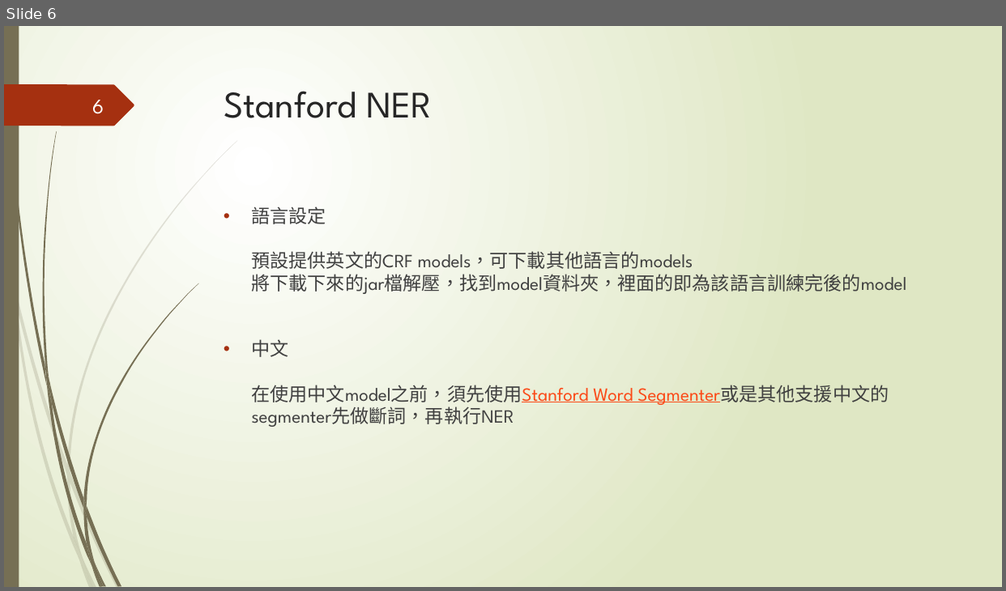
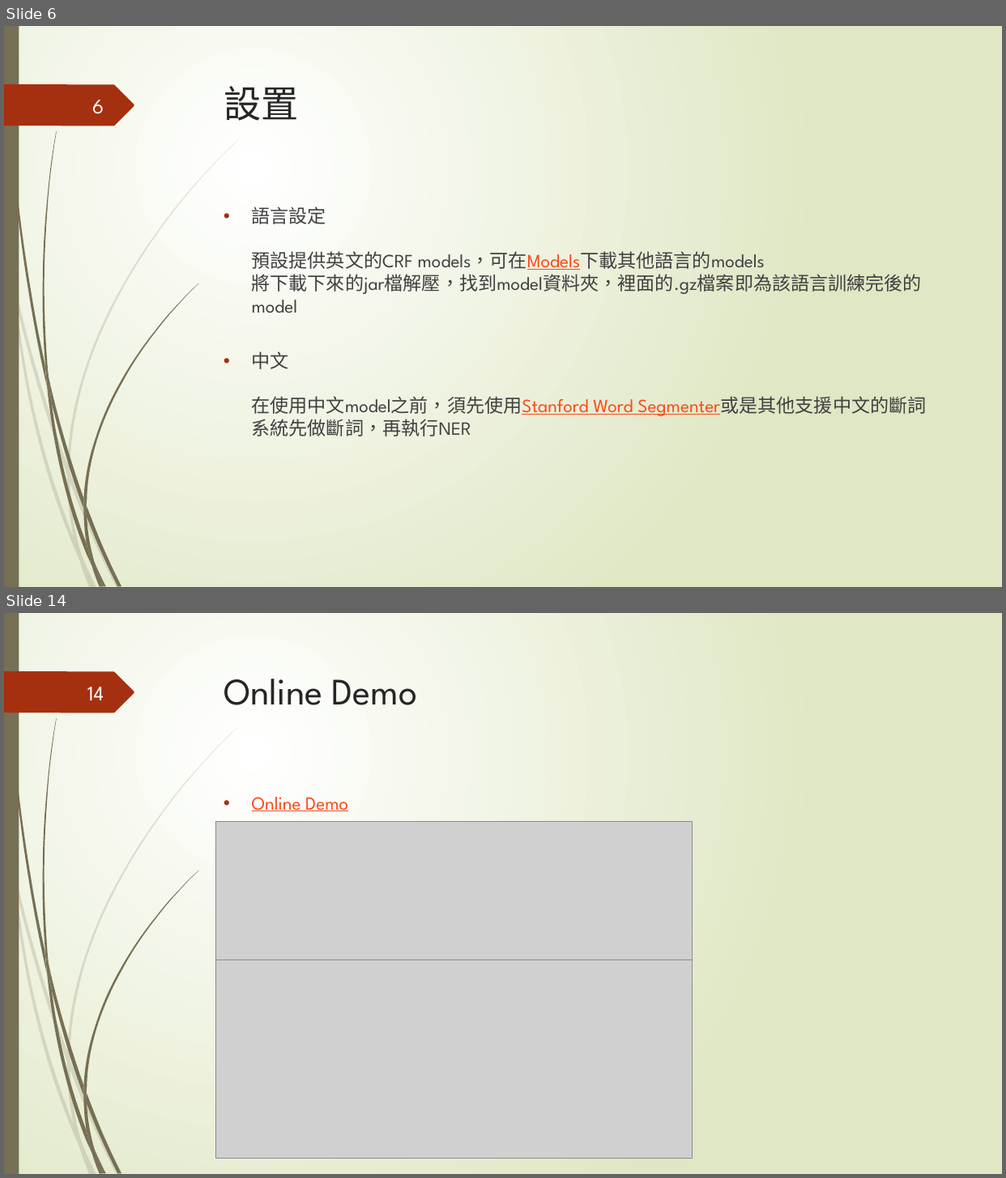
Before and after one commit to kather0912888/PPT, a slide deck: stanford ner.pptx. Shown one above the other, each under a label of ours: slide 6 before the commit, slides 6 and 14 after it; the slides between them are not shown. The pictures are 1006x591 and 1006x1178 pixels, drawn with LibreOffice and Linux fonts; fonts in the diff are those of the drawing; grey boxes stand for pictures. Boxes give left, top, right and bottom in pixels: in the first picture for what was removed or moved away, otherwise in the second. Text is boxed around its words. In the diff, an @@ line names an element or a change of style, - is before the commit and + after.

Commit message:
未包含程式化跟中文執行結果

```diff
--- a/stanford ner.pptx
+++ b/stanford ner.pptx
@@ slide 14 added at (x1=4, y1=613, x2=1002, y2=1174), background gradient #FFFFFF to #DFE8C4; not listed: 24 template elements that a slide beside it also shows @@
@@ title added at (x1=224, y1=679, x2=418, y2=705), 36 pt, text #262626 @@
+Online Demo
@@ page number added at (x1=87, y1=687, x2=104, y2=700), 20 pt, text #FEFFFF @@
+14
@@ text added at (x1=252, y1=797, x2=348, y2=811), 18 pt, text #FB4A18, underline @@
+• Online Demo
@@ picture added at (x1=216, y1=822, x2=692, y2=960) @@
@@ picture added at (x1=216, y1=960, x2=692, y2=1159) @@
@@ slide 6 changed as well @@
@@ title at (x1=224, y1=86, x2=298, y2=121): text changed @@
-Stanford NER
+設置
@@ text at (x1=252, y1=207, x2=923, y2=437): text changed @@
-• 語言設定
-  預設提供英文的CRF models，可下載其他語言的models
-  將下載下來的jar檔解壓，找到model資料夾，裡面的即為該語言訓練完後的model
-• 中文
-  在使用中文model之前，須先使用Stanford Word Segmenter或是其他支援中文的segmenter先做斷詞，再執行NER
+• 語言設定
+  預設提供英文的CRF models，可在Models下載其他語言的models
+  將下載下來的jar檔解壓，找到model資料夾，裡面的.gz檔案即為該語言訓練完後的model
+• 中文
+  在使用中文model之前，須先使用Stanford Word Segmenter或是其他支援中文的斷詞系統先做斷詞，再執行NER
```
Also in this commit, not shown: 4 other slides changed, 8 other slides added, 2 slides removed.
